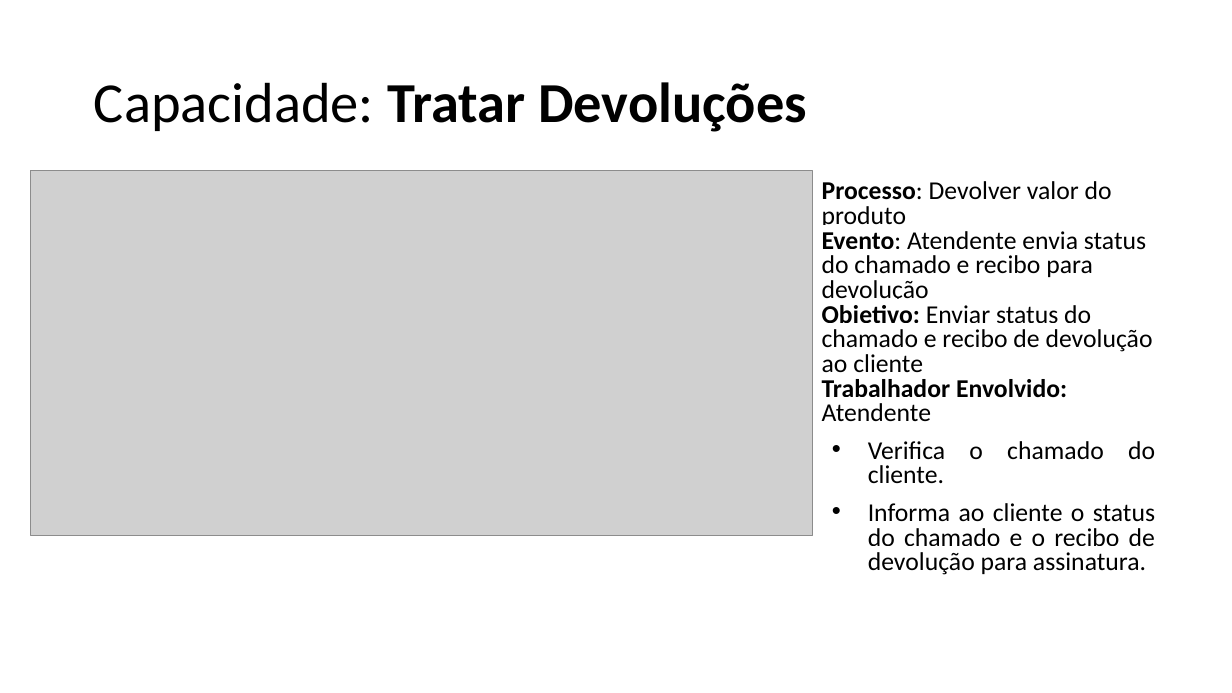
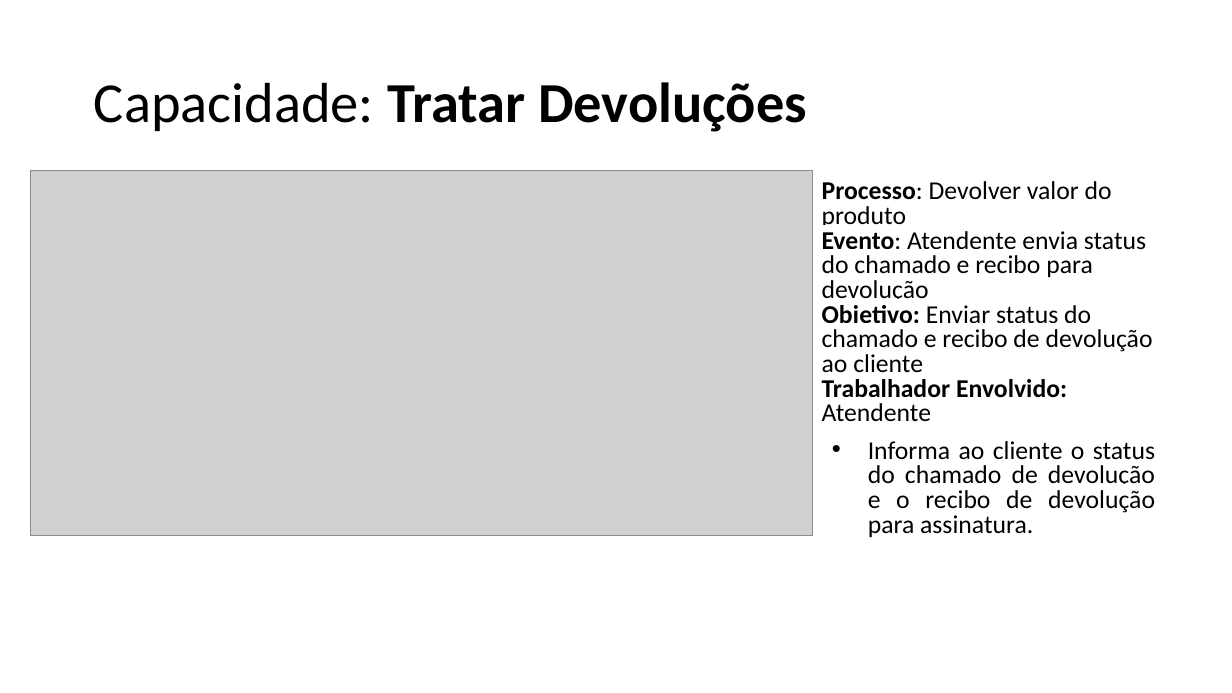
Before and after one commit to emersonsoaresdasilva/projeto-ope, a slide deck: slide 13 of 18-Descrição dos Processos de Negócio.pptx. Drawn at 1232x693 pixels with LibreOffice and Linux fonts; fonts in the diff are those of the drawing; grey boxes stand for pictures. Boxes give left, top, right and bottom in pixels: in the first picture for what was removed or moved away, otherwise in the second. Text is boxed around its words. In the diff, an @@ line names an element or a change of style, - is before the commit and + after.

```diff
--- a/18-Descrição dos Processos de Negócio.pptx
+++ b/18-Descrição dos Processos de Negócio.pptx
@@ text at (868, 441, 1155, 537): text changed @@
-• Verifica o chamado do cliente.
-• Informa ao cliente o status do chamado e o recibo de devolução para assinatura.
+• Informa ao cliente o status do chamado de devolução e o recibo de devolução para assinatura.
```
Also in this commit, not shown: 22 other slides changed, 13 other files.
